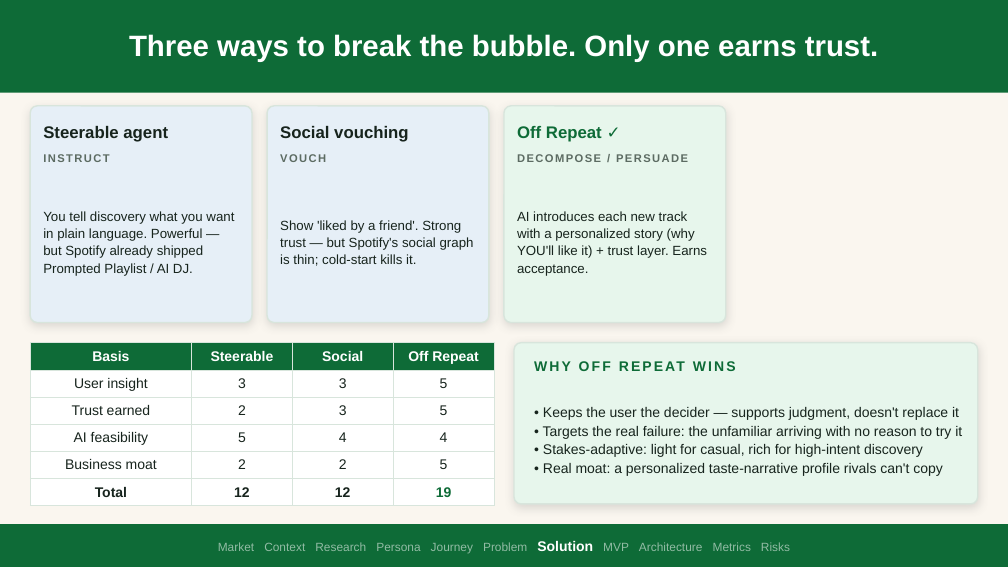
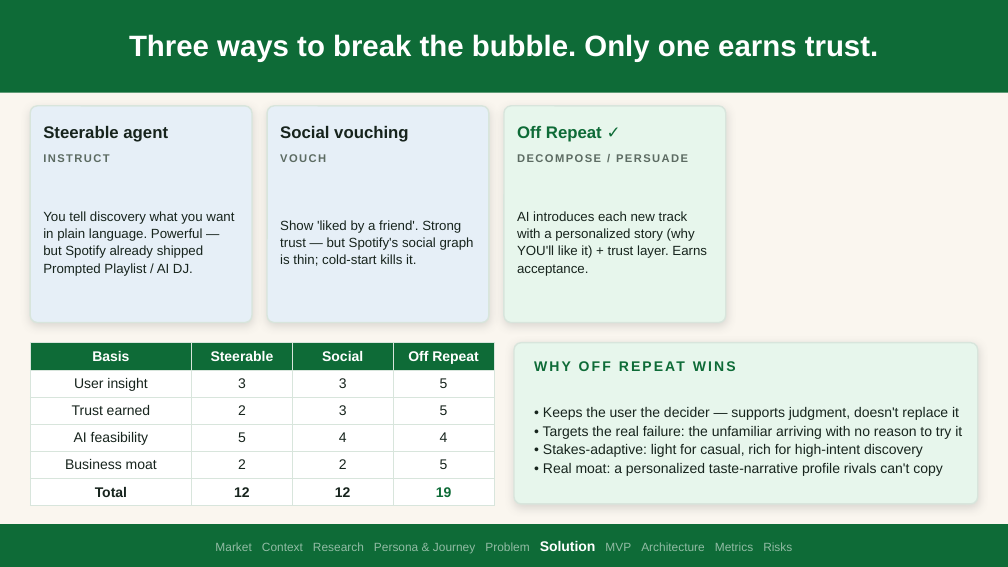
Before and after one commit to nityagupta25/spotify-discovery-engine, a slide deck: slide 6 of Off_Repeat_Deck_TopFellow.pptx (slide 8 before the commit). Drawn at 1008x567 pixels with LibreOffice and Linux fonts; fonts in the diff are those of the drawing. Boxes give left, top, right and bottom in pixels: in the first picture for what was removed or moved away, otherwise in the second. Text is boxed around its words. In the diff, an @@ line names an element or a change of style, - is before the commit and + after.

```diff
--- a/Off_Repeat_Deck_TopFellow.pptx
+++ b/Off_Repeat_Deck_TopFellow.pptx
@@ text at bbox=[215, 541, 792, 553]: text changed @@
-Market Context Research Persona Journey Problem Solution MVP Architecture Metrics Risks
+Market Context Research Persona & Journey Problem Solution MVP Architecture Metrics Risks
```
Also in this commit, not shown: 9 other slides changed, 2 slides removed, 2 other files.
